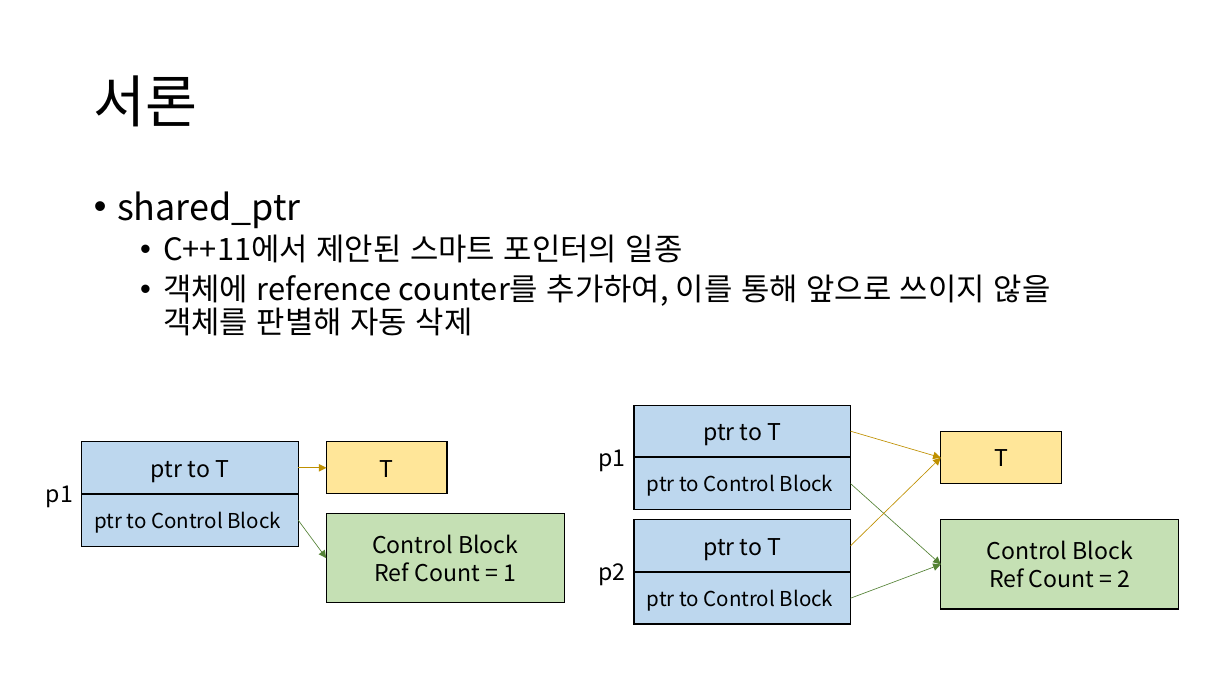
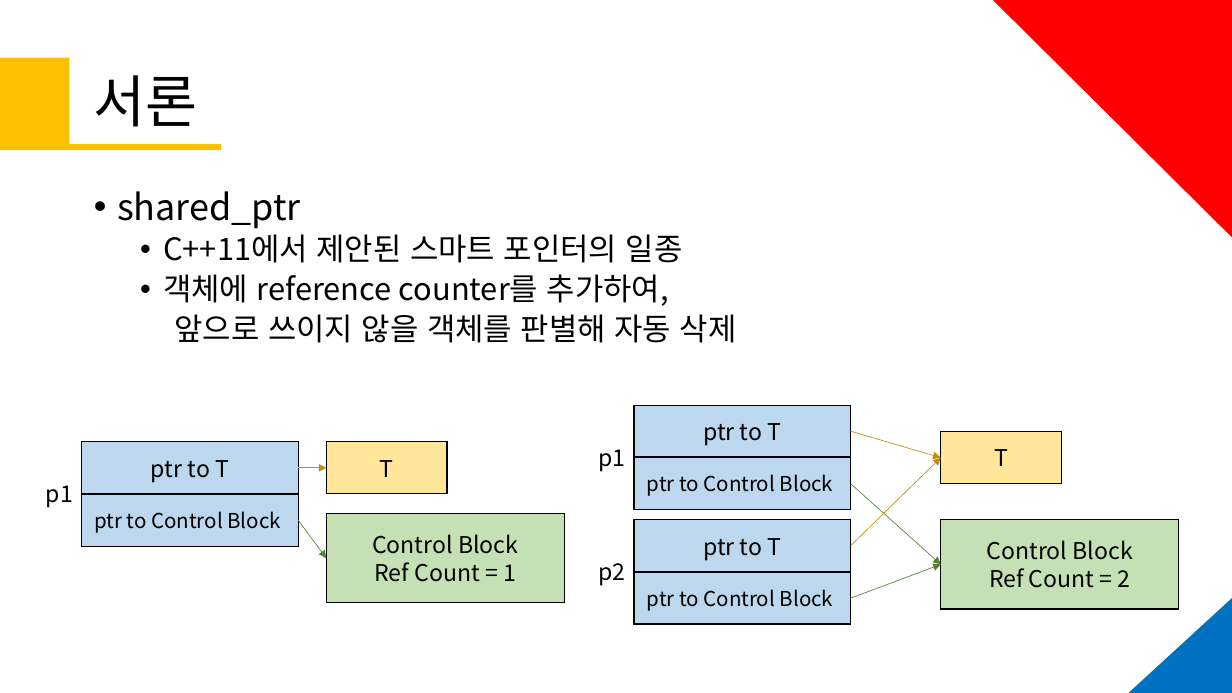
Before and after one commit to KU-t/1920-thesis, a slide deck: slide 4 of 졸업작품 제안서/제안서191203ver.1.pptx. Drawn at 1232x693 pixels with LibreOffice and Linux fonts; fonts in the diff are those of the drawing. Boxes give left, top, right and bottom in pixels: in the first picture for what was removed or moved away, otherwise in the second. Text is boxed around its words. In the diff, an @@ line names an element or a change of style, - is before the commit and + after.

```diff
--- a/졸업작품 제안서/제안서191203ver.1.pptx
+++ b/졸업작품 제안서/제안서191203ver.1.pptx
@@ triangle added at (994,1,1232,237), fill #FF0000, outline #FF0000 1 pt @@
@@ rectangle added at (0,57,69,150), fill #FFC000 @@
@@ rectangle added at (0,144,221,150), fill #FFC000 @@
@@ text at (163,274,737,343): text changed @@
-  • 객체에 reference counter를 추가하여, 이를 통해 앞으로 쓰이지 않을 객체를 판별해 자동 삭제
+  • 객체에 reference counter를 추가하여,
+  앞으로 쓰이지 않을 객체를 판별해 자동 삭제
@@ triangle added at (1129,599,1232,693), fill #0070C0, outline #0070C0 1 pt @@
```
Also in this commit, not shown: 11 other slides changed, 3 slides added, 3 slides removed, 21 other files.
